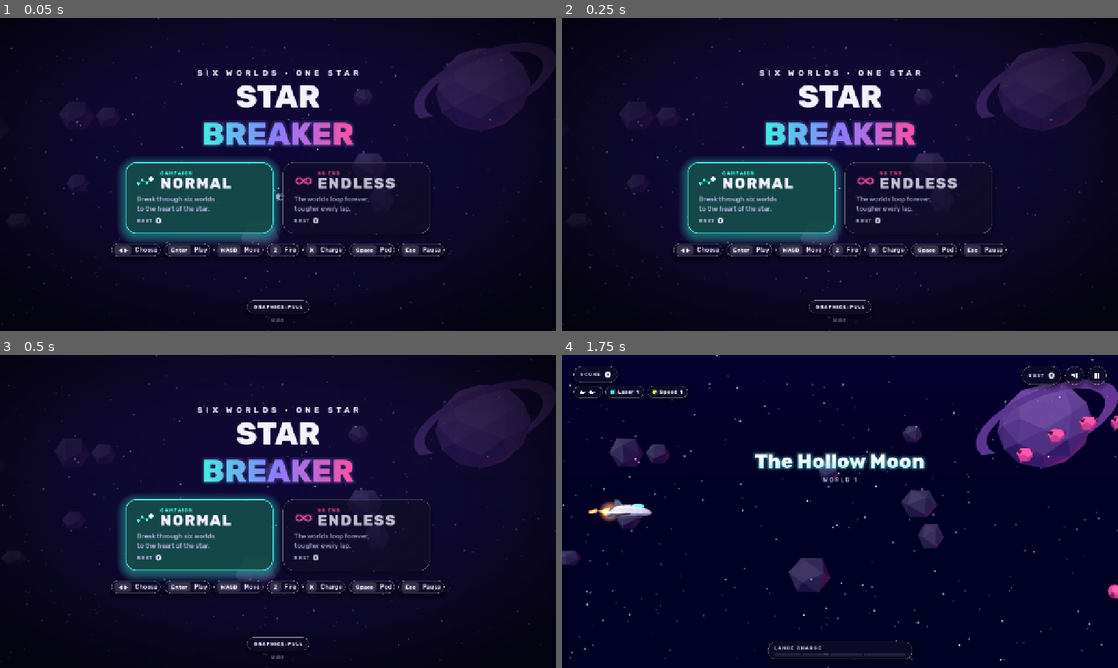
Above: before the commit, frames 1-4 (two rows, left to right).
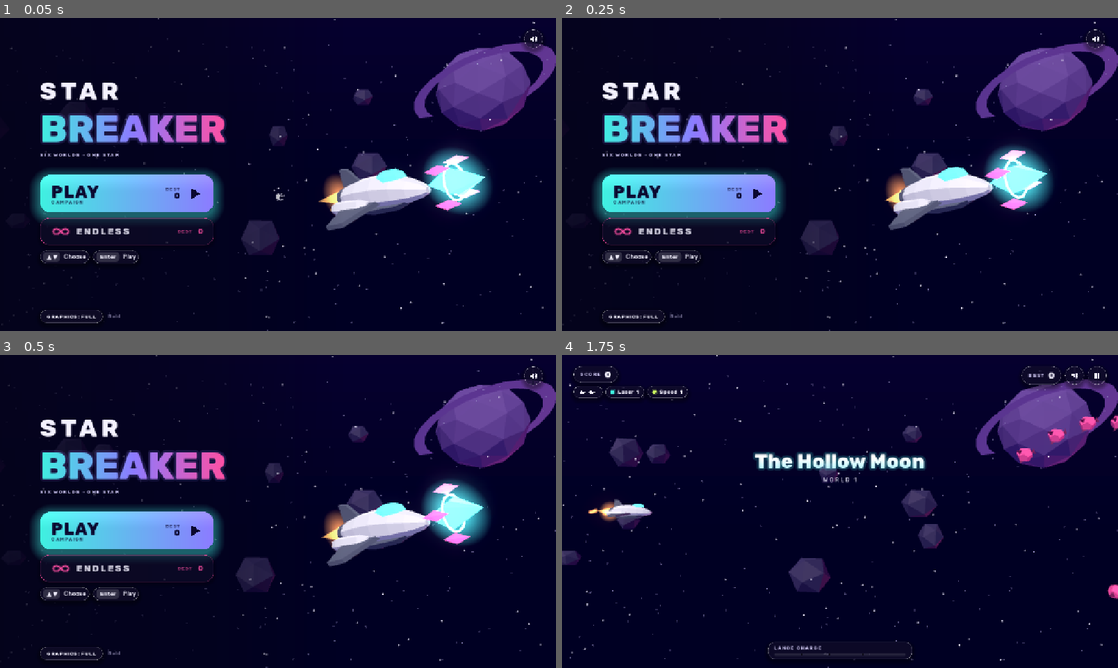
Above: after the commit, the same moments.

Repository: guillaumefont/star-breaker
Game: Godot game, scene res://scenes/boot.tscn
Same seed, same stepped clock (60 frames per second), same inputs: the game is played once before the commit and once after it.
Inputs (mouse positions are in pixels of both pictures, inside the frame that each line leads up to):
- Up to frame 1 (0.05 s): no input
- Up to frame 2 (0.25 s): no input
- Up to frame 3 (0.5 s): no input
- Up to frame 4 (1.75 s): tap Enter (start) at 0.5, 0.8 s; move the mouse to (962, 495) at 0.52 s; hold Right (right) 0.53-1.25 s; tap Space (pod) at 0.6 s; click (962, 495) at 0.67 s; click "RESUME" at 1.25 s

The runs differ from the first frame. In frame 1, 28% of the frame differs, in the area x 5-100%, y 0-100%; in frame 2, 28%; in frame 3, 28%; in frame 4, nothing differs.

Commit message:
Main menu redesign: hero ship on the right, Play and Endless on the left
The real ship and crystal pod float in three-quarter view on the right of
the menu. The left column has the logo, a big gradient Play button for the
campaign, a smaller Endless button, and graphics and build info at the
bottom. Sound on/off moves to the top right.

Co-Authored-By: Claude Opus 5.5 <noreply@anthropic.com>
Claude-Session: https://claude.ai/code/session_01VxP4frqFguK6VWW8nFi2gP

Diff:
--- a/scripts/hud.gd
+++ b/scripts/hud.gd
@@ -16,6 +16,10 @@
 const C_AMBER := Color("ffb547")
 const C_LIME := Color("c8f560")
 const C_VIOLET := Color("8c7bff")
+## Dark text on the bright Play button.
+const C_INK := Color("0b0830")
+## Width of the main menu's left column (logo and mode buttons).
+const MENU_W := 400.0
 const CHARGE_TICKS := [50 / 240.0, 100 / 240.0, 160 / 240.0]
 
 var fonts := {}
@@ -44,6 +48,9 @@
 var _hud: Control
 var _btn_mute: Button
 var _btn_pause: Button
+## Sound on/off on the main menu (the in-game one is hidden there).
+var _btn_menu_mute: Button
+var _title_col: VBoxContainer
 var title_scr: Control
 var over_scr: Control
 var pause_scr: Control
@@ -543,86 +550,159 @@
 
 
 func _build_title() -> Control:
-	var m := _menu_bg(self)
-	var v := _center_col(m, 22)
-	v.offset_bottom = -54
+	var m := Control.new()
+	m.set_anchors_and_offsets_preset(Control.PRESET_FULL_RECT)
+	m.mouse_filter = Control.MOUSE_FILTER_IGNORE
+	add_child(m)
+	# darken only the left side, where the menu sits; the hero ship stays bright on the right
+	var bg := TextureRect.new()
+	bg.set_anchors_and_offsets_preset(Control.PRESET_FULL_RECT)
+	bg.mouse_filter = Control.MOUSE_FILTER_IGNORE
+	bg.expand_mode = TextureRect.EXPAND_IGNORE_SIZE
+	bg.stretch_mode = TextureRect.STRETCH_SCALE
+	var g := Gradient.new()
+	var ink := Color(5 / 255.0, 4 / 255.0, 26 / 255.0)
+	g.offsets = PackedFloat32Array([0.0, 0.38, 0.62, 1.0])
+	g.colors = PackedColorArray([Color(ink, 0.82), Color(ink, 0.5), Color(ink, 0.0), Color(ink, 0.0)])
+	var gt := GradientTexture2D.new()
+	gt.gradient = g
+	gt.width = 256
+	gt.height = 4
+	bg.texture = gt
+	m.add_child(bg)
+	# the left column: logo, Play (the campaign), Endless, then device settings
+	var v := _vbox(12)
+	v.alignment = BoxContainer.ALIGNMENT_CENTER
+	v.anchor_bottom = 1.0
+	v.offset_left = 92
+	v.offset_right = 92 + MENU_W
+	v.offset_bottom = -20
+	m.add_child(v)
+	_title_col = v
 	var logo := _vbox(0)
 	v.add_child(logo)
-	var sub := _label("SIX WORLDS · ONE STAR", 18, 700, C_TEXT, 8.0)
-	sub.horizontal_alignment = HORIZONTAL_ALIGNMENT_CENTER
+	var star := _label("STAR", 56, 800, C_TEXT, 10.0)
+	star.add_theme_constant_override("line_spacing", -20)
+	logo.add_child(star)
+	var brk := _grad_label("BREAKER", 88, 800, 0, [C_LANCE, C_VIOLET, C_SPORE])
+	var st := _stack(_halo("BREAKER", 88, 800, C_VIOLET), brk)
+	st.size_flags_horizontal = Control.SIZE_SHRINK_BEGIN
+	logo.add_child(st)
+	var sub := _caps("Six worlds · one star", 12, C_MUTED)
 	logo.add_child(sub)
-	var star := _label("STAR", 72, 800)
-	star.horizontal_alignment = HORIZONTAL_ALIGNMENT_CENTER
-	star.add_theme_constant_override("line_spacing", -18)
-	logo.add_child(star)
-	var brk := _grad_label("BREAKER", 72, 800, 0, [C_LANCE, C_VIOLET, C_SPORE])
-	var st := _stack(_halo("BREAKER", 72, 800, C_VIOLET), brk)
-	st.size_flags_horizontal = Control.SIZE_SHRINK_CENTER
-	logo.add_child(st)
-	var cards := _hbox(22)
-	v.add_child(cards)
-	cards.add_child(_mode_card("normal", "Normal", "Campaign", "Break through six worlds\nto the heart of the star.", C_LANCE))
-	cards.add_child(_mode_card("endless", "Endless", "No end", "The worlds loop forever,\ntougher every lap.", C_SPORE))
-	select_mode(selected_mode)
-	var kr := _keys([["◀ ▶", "Choose"], ["Enter", "Play"], ["WASD", "Move"], ["Z", "Fire"], ["X", "Charge"], ["Space", "Pod"], ["Esc", "Pause"]], 1000)
-	kr.size_flags_horizontal = Control.SIZE_SHRINK_CENTER
+	var gap := Control.new()
+	gap.custom_minimum_size.y = 14
+	v.add_child(gap)
+	v.add_child(_play_button())
+	v.add_child(_endless_button())
+	var kr := _keys([["▲ ▼", "Choose"], ["Enter", "Play"]], MENU_W)
+	kr.alignment = FlowContainer.ALIGNMENT_BEGIN
+	kr.size_flags_horizontal = Control.SIZE_SHRINK_BEGIN
 	v.add_child(kr)
 	_key_rows.append(kr)
-	var tr := _keys([["Tap", "A mode to play"], ["Left", "Move"], ["Right, bottom up", "Fire · Charge · Pod"]], 1000)
-	tr.size_flags_horizontal = Control.SIZE_SHRINK_CENTER
-	v.add_child(tr)
-	_touch_rows.append(tr)
+	select_mode(selected_mode)
 	_build_device_row(m)
+	# sound on/off, top right
+	_btn_menu_mute = _icon_button("mute")
+	_btn_menu_mute.pressed.connect(func(): mute_pressed.emit())
+	_btn_menu_mute.anchor_left = 1.0
+	_btn_menu_mute.anchor_right = 1.0
+	_btn_menu_mute.offset_left = -44 - 30
+	_btn_menu_mute.offset_right = -30
+	_btn_menu_mute.offset_top = 26
+	_btn_menu_mute.offset_bottom = 26 + 44
+	m.add_child(_btn_menu_mute)
 	return m
 
 
-## A big glass card on the main menu that starts its mode when tapped or clicked.
-func _mode_card(key: String, title: String, tag: String, desc: String, col: Color) -> Button:
+## A main menu button that starts its mode when tapped or clicked.
+func _menu_button(key: String, h: float, col: Color) -> Button:
 	var b := Button.new()
 	b.focus_mode = Control.FOCUS_NONE
-	b.custom_minimum_size = Vector2(340, 0)
+	b.custom_minimum_size = Vector2(MENU_W, h)
+	b.size_flags_horizontal = Control.SIZE_SHRINK_BEGIN
 	b.mouse_filter = Control.MOUSE_FILTER_STOP
 	b.pressed.connect(func(): mode_chosen.emit(key))
 	b.mouse_entered.connect(func(): select_mode(key))
 	var pad := MarginContainer.new()
 	pad.set_anchors_and_offsets_preset(Control.PRESET_FULL_RECT)
 	pad.mouse_filter = Control.MOUSE_FILTER_IGNORE
-	for side in ["left", "right"]:
-		pad.add_theme_constant_override("margin_" + side, 26)
-	pad.add_theme_constant_override("margin_top", 18)
-	pad.add_theme_constant_override("margin_bottom", 18)
+	pad.add_theme_constant_override("margin_left", 26)
+	pad.add_theme_constant_override("margin_right", 24)
 	b.add_child(pad)
-	var v := _vbox(6)
-	v.alignment = BoxContainer.ALIGNMENT_BEGIN
-	pad.add_child(v)
-	var top := _hbox(10)
-	top.alignment = BoxContainer.ALIGNMENT_BEGIN
-	v.add_child(top)
+	_cards[key] = {button = b, col = col}
+	return b
+
+
+## The big Play button: starts the campaign. Filled with the logo's cyan-violet gradient.
+func _play_button() -> Button:
+	var b := _menu_button("normal", 88, C_LANCE)
+	var fill := Control.new()
+	fill.set_anchors_and_offsets_preset(Control.PRESET_FULL_RECT)
+	fill.mouse_filter = Control.MOUSE_FILTER_IGNORE
+	var sm := ShaderMaterial.new()
+	sm.shader = load("res://shaders/round_grad.gdshader")
+	sm.set_shader_parameter("c1", C_LANCE)
+	sm.set_shader_parameter("c2", C_VIOLET)
+	sm.set_shader_parameter("radius", 26.0)
+	fill.material = sm
+	fill.draw.connect(func(): fill.draw_rect(Rect2(Vector2.ZERO, fill.size), Color.WHITE))
+	fill.resized.connect(func(): sm.set_shader_parameter("box", fill.size))
+	b.add_child(fill)
+	b.move_child(fill, 0)
+	var row := _hbox(14)
+	row.alignment = BoxContainer.ALIGNMENT_BEGIN
+	b.get_child(1).add_child(row)
+	var tv := _vbox(-6)
+	tv.alignment = BoxContainer.ALIGNMENT_CENTER
+	tv.size_flags_horizontal = Control.SIZE_EXPAND_FILL
+	row.add_child(tv)
+	tv.add_child(_label("PLAY", 38, 800, C_INK, 3.0))
+	tv.add_child(_caps("Campaign", 11, Color(C_INK, 0.7)))
+	var bv := _vbox(-2)
+	bv.alignment = BoxContainer.ALIGNMENT_CENTER
+	row.add_child(bv)
+	var bl := _caps("Best", 10, Color(C_INK, 0.7))
+	bl.horizontal_alignment = HORIZONTAL_ALIGNMENT_RIGHT
+	bv.add_child(bl)
+	var best := _label("0", 18, 800, C_INK)
+	best.horizontal_alignment = HORIZONTAL_ALIGNMENT_RIGHT
+	bv.add_child(best)
+	_cards.normal.best = best
+	var tri := Control.new()
+	tri.custom_minimum_size = Vector2(40, 40)
+	tri.size_flags_vertical = Control.SIZE_SHRINK_CENTER
+	tri.mouse_filter = Control.MOUSE_FILTER_IGNORE
+	tri.draw.connect(func():
+		var c := tri.size / 2.0
+		tri.draw_colored_polygon(PackedVector2Array([c + Vector2(-7, -12), c + Vector2(13, 0), c + Vector2(-7, 12)]), C_INK))
+	row.add_child(tri)
+	return b
+
+
+## The smaller Endless button: a dark glass bar with a pink edge.
+func _endless_button() -> Button:
+	var b := _menu_button("endless", 62, C_SPORE)
+	var row := _hbox(14)
+	row.alignment = BoxContainer.ALIGNMENT_BEGIN
+	b.get_child(0).add_child(row)
 	var icon := Control.new()
 	icon.custom_minimum_size = Vector2(44, 28)
 	icon.size_flags_vertical = Control.SIZE_SHRINK_CENTER
 	icon.mouse_filter = Control.MOUSE_FILTER_IGNORE
-	icon.draw.connect(func(): _draw_mode_icon(icon, key, col))
-	top.add_child(icon)
-	var tv := _vbox(-4)
-	tv.alignment = BoxContainer.ALIGNMENT_BEGIN
-	top.add_child(tv)
-	tv.add_child(_caps(tag, 11, col))
-	tv.add_child(_label(title.to_upper(), 34, 800, C_TEXT, 3.0))
-	var d := _label(desc, 15, 500, C_MUTED)
-	v.add_child(d)
-	var br := _hbox(8)
-	br.alignment = BoxContainer.ALIGNMENT_BEGIN
-	v.add_child(br)
-	var bl := _caps("Best", 11)
+	icon.draw.connect(func(): _draw_mode_icon(icon, "endless", C_SPORE))
+	row.add_child(icon)
+	var t := _label("ENDLESS", 22, 800, C_TEXT, 3.0)
+	t.size_flags_horizontal = Control.SIZE_EXPAND_FILL
+	t.size_flags_vertical = Control.SIZE_SHRINK_CENTER
+	row.add_child(t)
+	var bl := _caps("Best", 10, C_SPORE)
 	bl.size_flags_vertical = Control.SIZE_SHRINK_CENTER
-	br.add_child(bl)
-	var best := _label("0", 20, 800, C_TEXT)
-	br.add_child(best)
-	# the card's height follows its content
-	pad.minimum_size_changed.connect(func(): b.custom_minimum_size.y = pad.get_combined_minimum_size().y)
-	b.custom_minimum_size.y = pad.get_combined_minimum_size().y
-	_cards[key] = {button = b, best = best, col = col}
+	row.add_child(bl)
+	var best := _label("0", 16, 800, C_SPORE)
+	best.size_flags_vertical = Control.SIZE_SHRINK_CENTER
+	row.add_child(best)
+	_cards.endless.best = best
 	return b
 
 
@@ -648,7 +728,7 @@
 		c.draw_polyline(pts, col, 3.0, true)
 
 
-## Highlights the mode card the keyboard or gamepad will start.
+## Highlights the menu button the keyboard or gamepad will start.
 func select_mode(key: String) -> void:
 	if not _cards.has(key):
 		return
@@ -657,18 +737,24 @@
 		var c: Dictionary = _cards[k]
 		var on: bool = k == key
 		for stn in ["normal", "hover", "pressed", "focus"]:
-			var sb := _glass_style(24, Vector2.ZERO)
-			if on:
-				sb.bg_color = Color(c.col.darkened(0.72), 0.82)
-				sb.border_color = c.col
-				sb.set_border_width_all(2)
-				sb.shadow_color = Color(c.col, 0.35)
-				sb.shadow_size = 22
-				sb.shadow_offset = Vector2(0, 6)
-			if stn == "pressed":
-				sb.bg_color = sb.bg_color.lightened(0.12)
+			var sb := _glass_style(26 if k == "normal" else 20, Vector2.ZERO)
+			if k == "normal":
+				# the gradient fill draws the button; the box only adds the glow
+				sb.bg_color = Color(0, 0, 0, 0)
+				sb.set_border_width_all(0)
+				sb.shadow_color = Color(C_LANCE, 0.4) if on else Color(0, 0, 0, 0.3)
+				sb.shadow_size = 26 if on else 8
+				sb.shadow_offset = Vector2(0, 8)
+			else:
+				sb.bg_color = Color(C_SPORE.darkened(0.8), 0.7) if on else Color(20 / 255.0, 16 / 255.0, 50 / 255.0, 0.6)
+				sb.border_color = Color(C_SPORE, 1.0 if on else 0.45)
+				sb.set_border_width_all(2 if on else 1)
+				sb.shadow_color = Color(C_SPORE, 0.3) if on else Color(0, 0, 0, 0.3)
+				sb.shadow_size = 20 if on else 8
+				if stn == "pressed":
+					sb.bg_color = sb.bg_color.lightened(0.12)
 			c.button.add_theme_stylebox_override(stn, sb)
-		c.button.modulate = Color.WHITE if on else Color(1, 1, 1, 0.78)
+		c.button.modulate = Color.WHITE if on else Color(1, 1, 1, 0.8)
 
 
 func set_bests(normal: String, endless: String) -> void:
@@ -682,28 +768,26 @@
 ## the game was doing when it stopped, with a button to copy the full report.
 func _build_device_row(m: Control) -> void:
 	var col := _vbox(8)
-	col.anchor_left = 0.5
-	col.anchor_right = 0.5
+	col.alignment = BoxContainer.ALIGNMENT_END
 	col.anchor_top = 1.0
 	col.anchor_bottom = 1.0
-	col.grow_horizontal = Control.GROW_DIRECTION_BOTH
 	col.grow_vertical = Control.GROW_DIRECTION_BEGIN
+	col.offset_left = 92
 	col.offset_bottom = -18
 	m.add_child(col)
 	_crash = _glass(16, Vector2(16, 10))
 	_crash.custom_minimum_size.x = 760
-	_crash.size_flags_horizontal = Control.SIZE_SHRINK_CENTER
-	_crash.size_flags_horizontal = Control.SIZE_SHRINK_CENTER
+	_crash.size_flags_horizontal = Control.SIZE_SHRINK_BEGIN
 	var cv := _vbox(6)
 	_crash.add_child(cv)
 	cv.add_child(_caps("The game closed unexpectedly last time · safe graphics switched on, pick a mode to try again", 11, C_AMBER))
 	_crash_txt = _label("", 12, 500, C_MUTED)
 	_crash_txt.autowrap_mode = TextServer.AUTOWRAP_WORD_SMART
-	_crash_txt.horizontal_alignment = HORIZONTAL_ALIGNMENT_CENTER
 	cv.add_child(_crash_txt)
 	_crash.hide()
 	col.add_child(_crash)
-	var row := _hbox(8)
+	var row := _hbox(12)
+	row.alignment = BoxContainer.ALIGNMENT_BEGIN
 	col.add_child(row)
 	var copy := _small_button("Copy crash report")
 	copy.pressed.connect(func():
@@ -722,8 +806,8 @@
 	row.add_child(_btn_gfx)
 	_update_gfx()
 	var ver := _label("Build " + str(ProjectSettings.get_setting("application/config/version", "dev")), 11, 500, Color(C_MUTED, 0.6))
-	ver.horizontal_alignment = HORIZONTAL_ALIGNMENT_CENTER
-	col.add_child(ver)
+	ver.size_flags_vertical = Control.SIZE_SHRINK_CENTER
+	row.add_child(ver)
 
 
 func _small_button(text: String) -> Button:
@@ -943,6 +1027,7 @@
 func set_muted_icon(m: bool) -> void:
 	muted = m
 	_btn_mute.queue_redraw()
+	_btn_menu_mute.queue_redraw()
 
 
 func banner(t: String, sub: String, warn := false) -> void:
@@ -996,7 +1081,7 @@
 
 ## True when a touch at `p` lands on one of the HUD buttons (so it must not fire the ship).
 func blocks_touch(p: Vector2) -> bool:
-	for b in [_btn_mute, _btn_pause] + _small_buttons:
+	for b in [_btn_mute, _btn_pause, _btn_menu_mute] + _small_buttons:
 		if b.is_visible_in_tree() and b.get_global_rect().grow(8).has_point(p):
 			return true
 	return false
--- a/scripts/main.gd
+++ b/scripts/main.gd
@@ -69,6 +69,9 @@
 var ship: Node3D
 var pod_m: Node3D
 var ship_glow: MeshInstance3D
+## The big ship and pod on the right of the main menu; a child of the camera.
+var menu_ship: Node3D
+var menu_pod: Node3D
 var muzzle_s: MeshInstance3D
 var charge_orb: MeshInstance3D
 var nova_orb: Node3D  ## the pink shell that grows round the orb on the way to the Nova stage
@@ -287,6 +290,7 @@
 	ship = Models.ship()
 	world.add_child(ship)
 	ship.visible = false
+	_add_menu_ship()
 	pod_m = Models.pod()
 	world.add_child(pod_m)
 	pod_m.visible = false
@@ -359,6 +363,36 @@
 		await get_tree().process_frame
 	w.queue_free()
 	Diag.note("WARM", "%d objects" % (list.size() + 1))
+
+
+## The main menu's hero: the real ship with its crystal pod docked at the nose, seen in
+## three-quarter view on the right of the screen. It hangs off the camera so it stays put.
+func _add_menu_ship() -> void:
+	menu_ship = Models.ship()
+	var gl := Models.glow("ff9a40", 9)
+	gl.position = Vector3(-9, 0, 0)
+	menu_ship.add_child(gl)
+	menu_pod = Models.pod()
+	menu_pod.position = Vector3(11.5, 0, 0)
+	menu_pod.add_child(Models.glow("3ff0e0", 9))
+	menu_ship.add_child(menu_pod)
+	camera.add_child(menu_ship)
+	_place_menu_ship()
+
+
+func _place_menu_ship() -> void:
+	var vs := get_viewport().get_visible_rect().size if is_inside_tree() else Vector2(1280, 720)
+	var aspect := vs.x / maxf(vs.y, 1.0)
+	# 52 units in front of the camera, centred about 70% of the way across the screen;
+	# smaller on narrow screens so it keeps clear of the menu on the left
+	var half_w := 52.0 * tan(deg_to_rad(camera.fov / 2.0)) * aspect
+	var k := clampf(aspect / 1.9, 0.62, 1.0)
+	var bob := sin(tt * 0.035) * 0.5
+	menu_ship.scale = Vector3.ONE * k
+	menu_ship.position = Vector3(half_w * 0.38 - 3.0 * (1.0 - k), -2.5 + bob, -52.0)
+	menu_ship.rotation = Vector3(0.3 + sin(tt * 0.021) * 0.05, -0.95, 0.16 + sin(tt * 0.027) * 0.04)
+	(menu_pod.get_meta("spin") as Node3D).rotation.x = 0.35 + tt * 0.02
+	(menu_ship.get_meta("flame") as Node3D).scale = Vector3(0.8 + randf() * 0.4, 1, 1)
 
 
 func _add_backdrop() -> void:
@@ -2592,6 +2626,9 @@
 		r.rotation.x += spin
 		r.rotation.y += spin
 	planet.rotation.y += 0.0008
+	menu_ship.visible = mode == "title"
+	if menu_ship.visible:
+		_place_menu_ship()
 	if not G.is_empty() and (mode == "play" or mode == "over"):
 		update_chunks(G.scroll)
 		ship.visible = P.alive and not (P.inv > 0 and (tt >> 2) % 2)
--- /dev/null
+++ b/shaders/round_grad.gdshader
@@ -0,0 +1,22 @@
+shader_type canvas_item;
+// A rounded rectangle filled with a left-to-right gradient (the main menu's Play button).
+uniform vec4 c1 : source_color = vec4(1.0);
+uniform vec4 c2 : source_color = vec4(1.0);
+uniform vec2 box = vec2(380.0, 84.0);
+uniform float radius = 24.0;
+varying vec2 lp;
+
+void vertex() {
+	lp = VERTEX;
+}
+
+void fragment() {
+	vec2 h = box * 0.5;
+	vec2 q = abs(lp - h) - (h - vec2(radius));
+	float d = length(max(q, 0.0)) + min(max(q.x, q.y), 0.0) - radius;
+	float a = clamp(0.5 - d, 0.0, 1.0);
+	vec3 g = mix(c1.rgb, c2.rgb, clamp(lp.x / box.x, 0.0, 1.0));
+	// a soft top highlight
+	g += vec3(0.08) * (1.0 - smoothstep(0.0, 0.5, lp.y / box.y));
+	COLOR = vec4(g, a * COLOR.a);
+}
--- a/tests/menu_test.gd
+++ b/tests/menu_test.gd
@@ -49,6 +49,19 @@
 	check(hud._cards.has("normal") and hud._cards.has("endless"), "menu offers Normal and Endless")
 	check(hud.selected_mode == "normal", "Normal is picked by default")
 	check(hud._btn_gfx.is_visible_in_tree() and hud._crash != null, "graphics toggle and crash notice stay on the menu")
+	main._process(1.0 / 60.0)
+	check(main.menu_ship.visible and main.menu_ship.get_parent() == main.camera, "the menu shows the big hero ship and pod")
+	check(hud._btn_menu_mute.is_visible_in_tree(), "the menu has a sound button")
+	var muted0: bool = main.muted
+	hud._btn_menu_mute.pressed.emit()
+	tick(1, false)
+	check(main.muted != muted0, "the menu's sound button mutes")
+	hud._btn_menu_mute.pressed.emit()
+	tick(1, false)
+	var pr: Rect2 = hud._cards.normal.button.get_global_rect()
+	var er: Rect2 = hud._cards.endless.button.get_global_rect()
+	check(pr.size.y > er.size.y and er.position.y > pr.position.y, "Play sits above the smaller Endless button")
+	check(hud.card_at(pr.get_center()) == "normal" and hud.card_at(er.get_center()) == "endless", "a tap on Play or Endless picks that mode")
 
 	# keyboard / gamepad: right picks Endless, left back to Normal
 	press("right")
@@ -66,6 +79,7 @@
 	press("fire")
 	tick(1, false)
 	check(main.mode == "play" and main.endless() and main.G.world == 0 and main.G.lap == 0, "Fire starts the picked mode (Endless)")
+	check(not main.menu_ship.visible, "the hero ship leaves with the menu")
 	check(main.hud._banner_s.text.contains("LAP 1"), "Endless banner shows the lap (%s)" % main.hud._banner_s.text)
 
 	# Endless loops the worlds and gets harder
Not shown, added: shaders/round_grad.gdshader.uid
Not shown, changed: AGENTS.md
